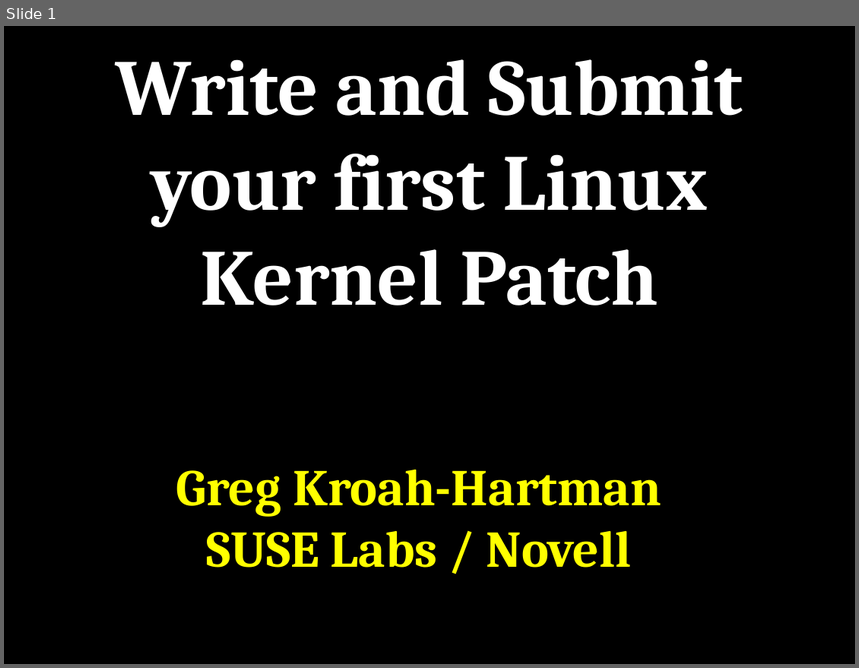
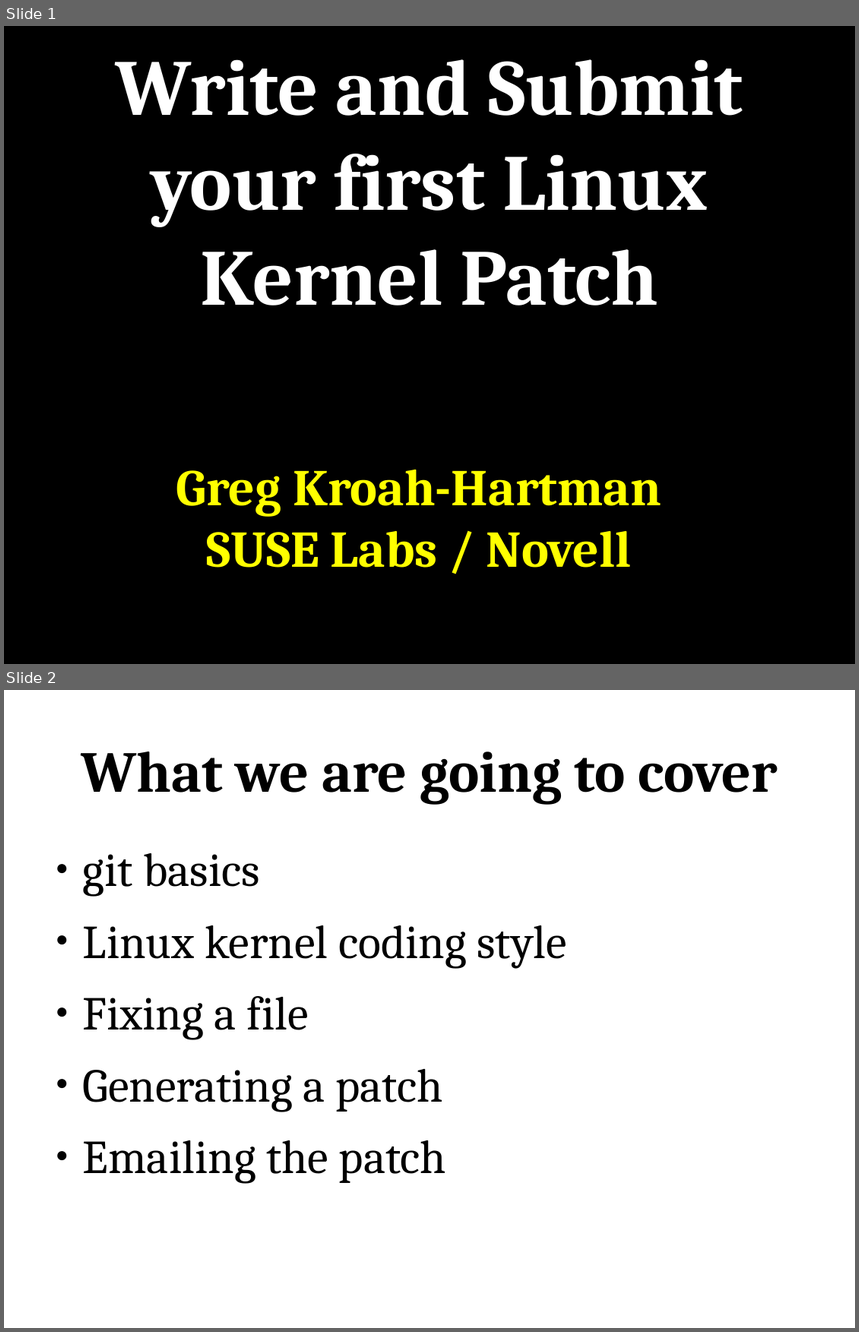
Before and after one commit to gregkh/kernel-tutorial, a slide deck: kernel_patch_tutorial.odp. Shown one above the other, each under a label of ours: slide 1 before the commit, slides 1 and 2 after it. The pictures are 859x668 and 859x1332 pixels, drawn with LibreOffice and Linux fonts; fonts in the diff are those of the drawing. Boxes give left, top, right and bottom in pixels: in the first picture for what was removed or moved away, otherwise in the second. Text is boxed around its words. In the diff, an @@ line names an element or a change of style, - is before the commit and + after.

```diff
--- a/kernel_patch_tutorial.odp
+++ b/kernel_patch_tutorial.odp
@@ slide 2 added at [4,690,855,1328], background #FFFFFF @@
@@ title added at [82,752,778,804], 54 pt, text #000000, bold @@
+What we are going to cover
@@ text added at [83,853,567,1184], 44 pt, text #000000 @@
+● git basics
+● Linux kernel coding style
+● Fixing a file
+● Generating a patch
+● Emailing the patch
```
Also in this commit, not shown: 9 other slides added, 3 slides removed, 1 other file.
